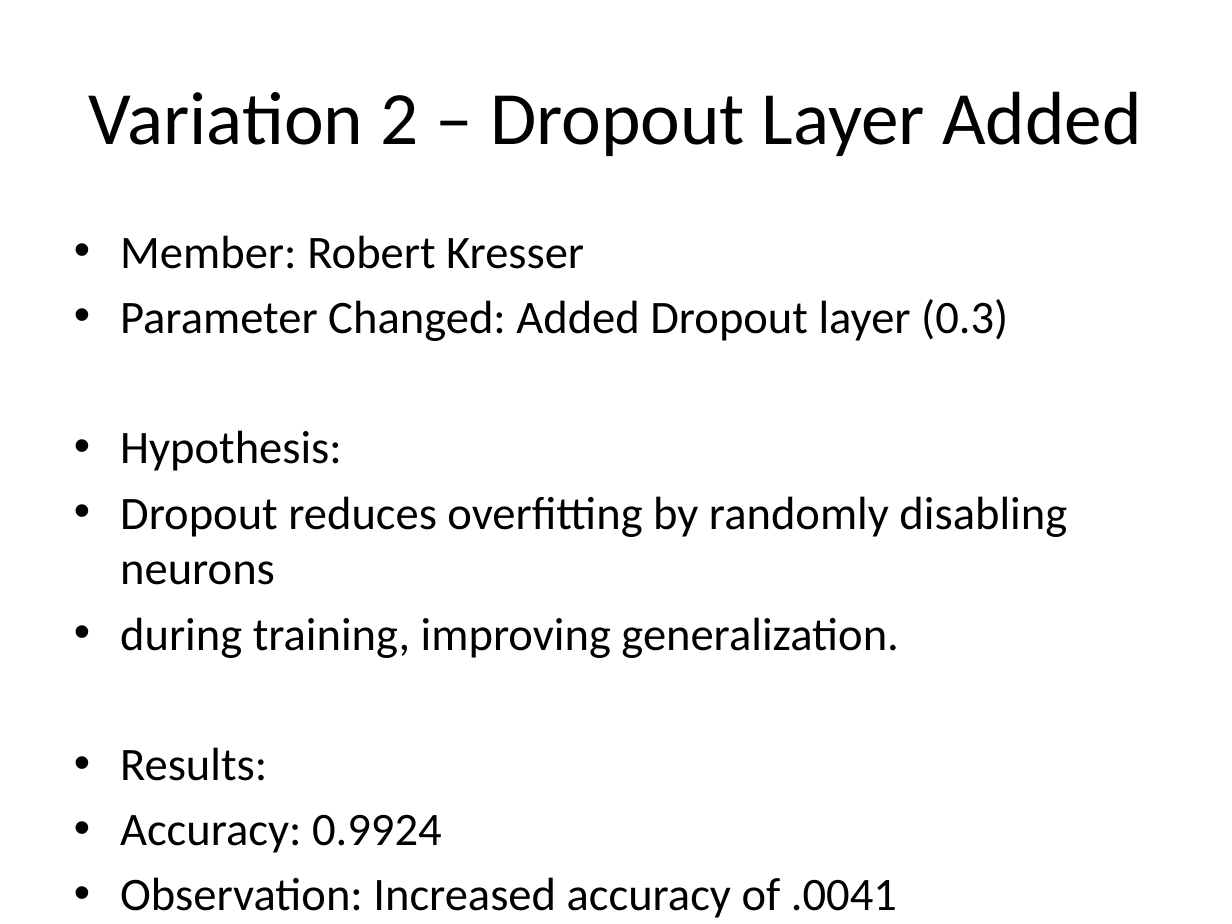
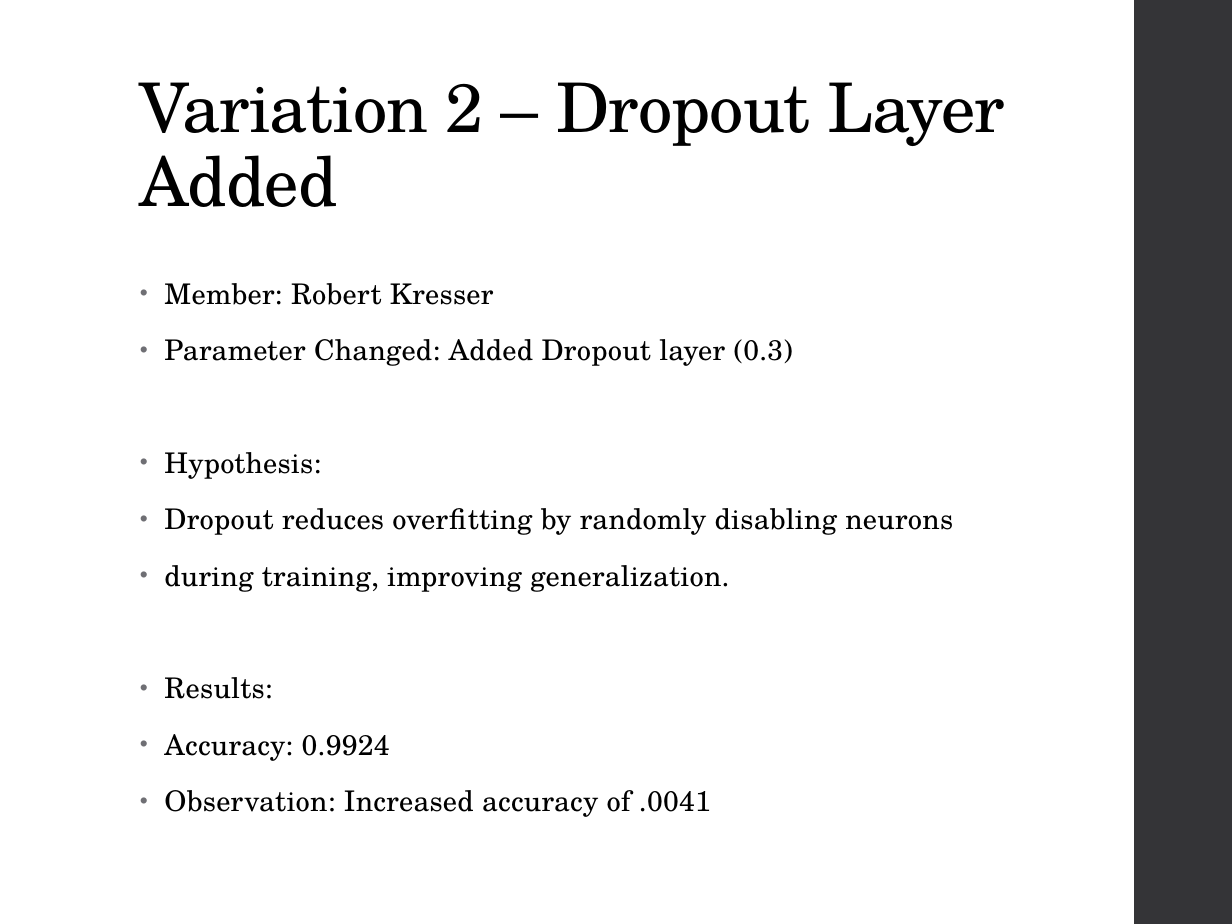
Before and after one commit to jamieridenour-rgb/IN501_Unit9, a slide deck: slide 4 of IN501_Ridenour_Kresser_Meadows_Mpianin_Galarza_Unit9_Assignment.pptx. Drawn at 1232x924 pixels with LibreOffice and Linux fonts; fonts in the diff are those of the drawing. Boxes give left, top, right and bottom in pixels: in the first picture for what was removed or moved away, otherwise in the second. Text is boxed around its words. In the diff, an @@ line names an element or a change of style, - is before the commit and + after.

Commit message:
Changed the theme of the powerpoint. Can revert back to original or something different I just wanted to spice it up a little bit.

```diff
--- a/IN501_Ridenour_Kresser_Meadows_Mpianin_Galarza_Unit9_Assignment.pptx
+++ b/IN501_Ridenour_Kresser_Meadows_Mpianin_Galarza_Unit9_Assignment.pptx
@@ rectangle added at [1135,0,1232,924], fill #353537 @@
@@ title "Variation 2 – Dropout Layer ...": place and size @@
-title "Variation 2 – Dropout Layer ..." at [89,91,1141,156]
+title "Variation 2 – Dropout Layer ..." at [140,82,1005,207]
@@ title "Variation 2 – Dropout Layer ..." at [140,82,1005,207]: size 44 to 40 pt, font Calibri to TeX Gyre Schola, letter spacing 0 to -0.5 pt; alignment centre to left; line spacing 1 to 0.9; vertical alignment middle to bottom @@
@@ text "Member: Robert Kresser": place and size @@
-text "Member: Robert Kresser" at [120,235,1067,918]
+text "Member: Robert Kresser" at [164,283,953,817]
@@ text "Member: Robert Kresser" at [164,283,953,817]: size 27.2 to 16.6 pt, font Calibri to TeX Gyre Schola, letter spacing 0 to 0.1 pt; indent changed; line spacing 1 to 0.85; more space between paragraphs @@
```
Also in this commit, not shown: 8 other slides changed.
